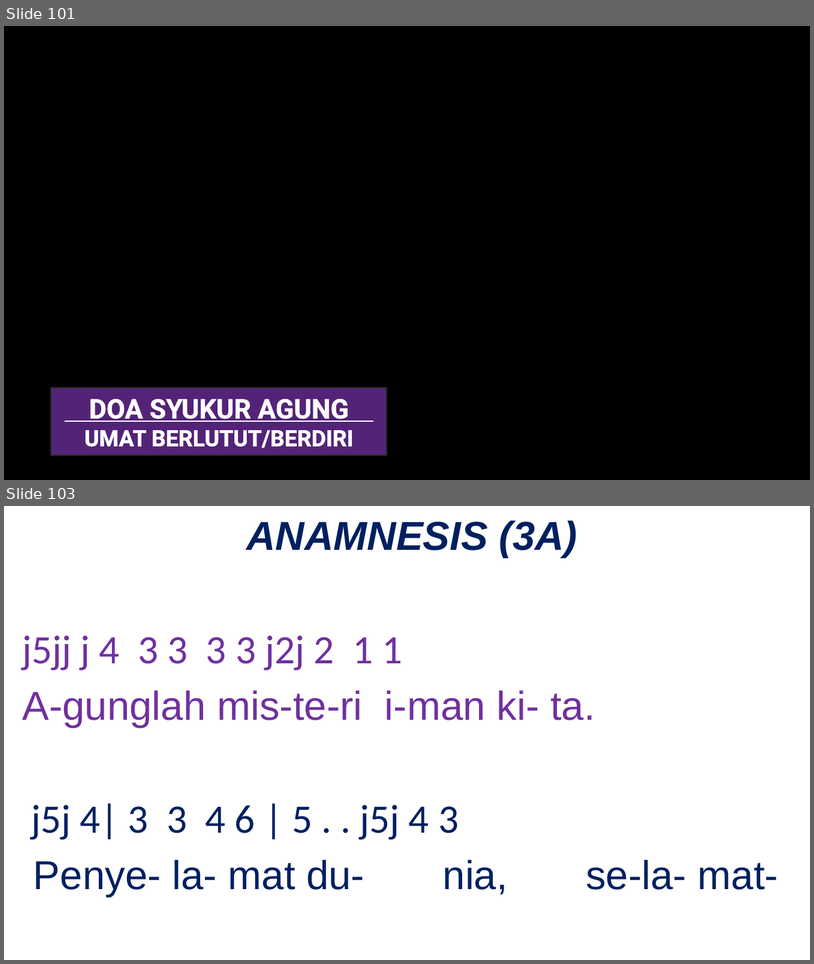
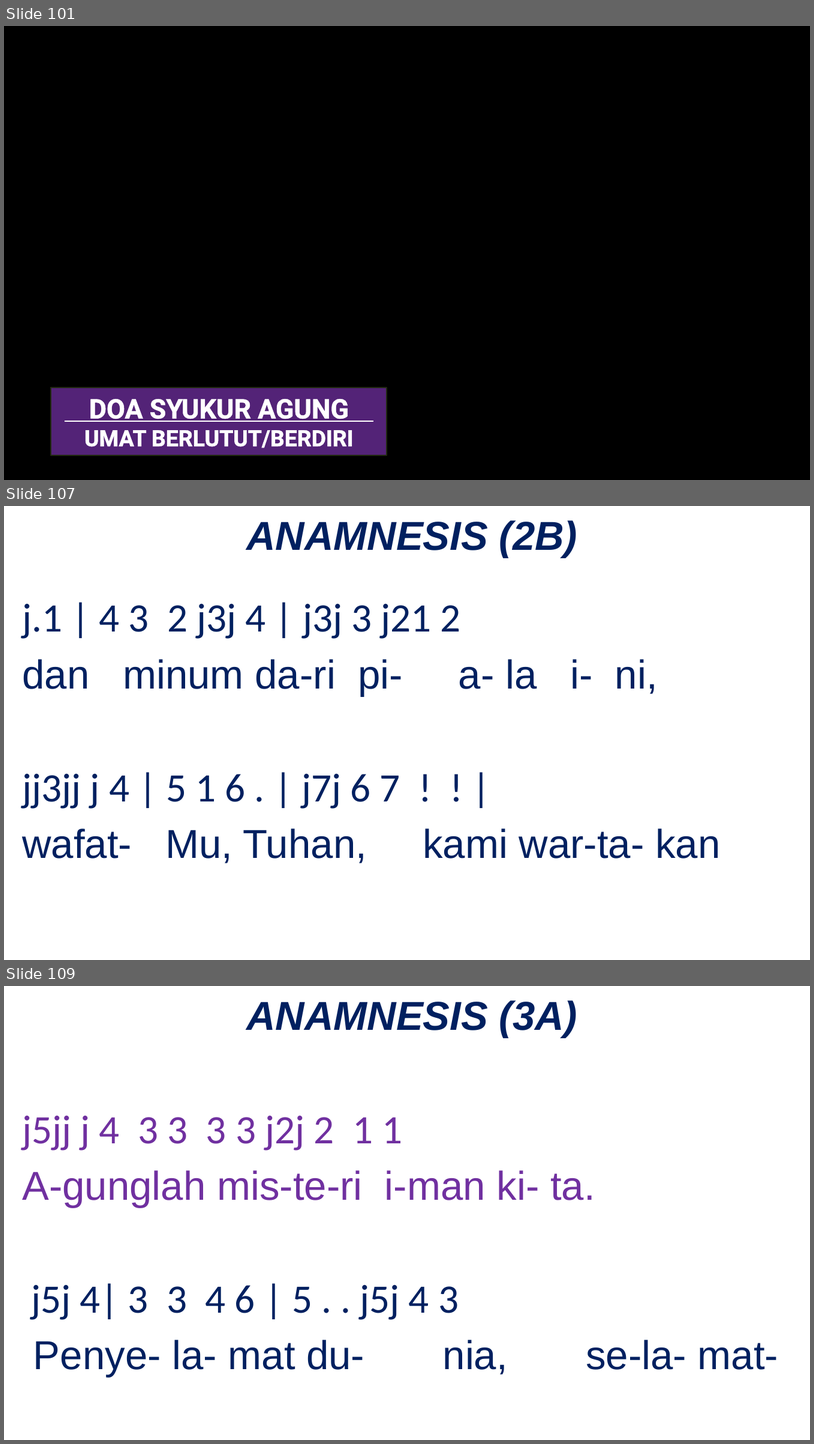
Before and after one commit to JasonEvan/Mikael-PPT-Maker, a slide deck: app/template/Template_PPT_OBS_Ungu.pptx. Shown one above the other, each under a label of ours: slides 101 and 103 before the commit, slides 101, 107 and 109 after it; the slides between them are not shown. The pictures are 814x964 and 814x1444 pixels, drawn with LibreOffice and Linux fonts; fonts in the diff are those of the drawing; background and template pictures are left out. Boxes give left, top, right and bottom in pixels: in the first picture for what was removed or moved away, otherwise in the second. Text is boxed around its words. In the diff, an @@ line names an element or a change of style, - is before the commit and + after.

Commit message:
feat: add anamnesis that dynamically chosen based on docx on OBS template

```diff
--- a/app/template/Template_PPT_OBS_Ungu.pptx
+++ b/app/template/Template_PPT_OBS_Ungu.pptx
@@ slide 107 added at (4,506,810,960), background picture (left out) @@
@@ text added at (246,520,578,558), 36 pt, text #002060, bold, italic @@
+ANAMNESIS (2B)
@@ text added at (22,603,720,863), 36 pt, text #002060 @@
+j.1 | 4 3 2 j3j 4 | j3j 3 j21 2
+dan minum da-ri pi- a- la i- ni,
+jj3jj j 4 | 5 1 6 . | j7j 6 7 ! ! |
+wafat- Mu, Tuhan, kami war-ta- kan
@@ what was slide 103 is now slide 109 @@
```
Also in this commit, not shown: 8 other slides added, 5 other files.
